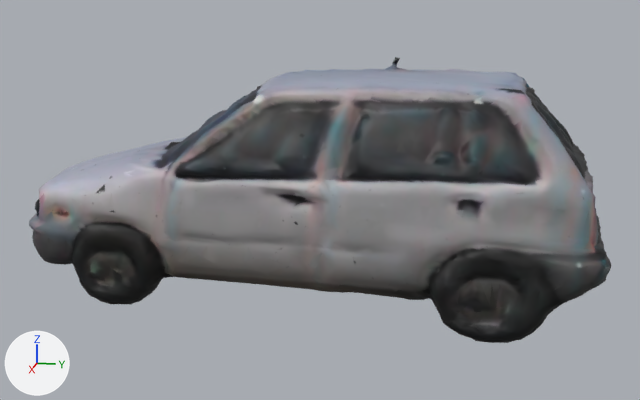
A saved change to the glTF model public/models/maruti.glb.
Rendered twice from a 50 mm camera at (5.05, 1.06, 1.83) aimed at (0.02, 0.05, 0.57). Arrows for +X, +Y and +Z are at lower left; the lights stay in place. The first picture is the older version. Vertices at exactly the same position are counted once.

Names of what the first picture shows: 'body'.
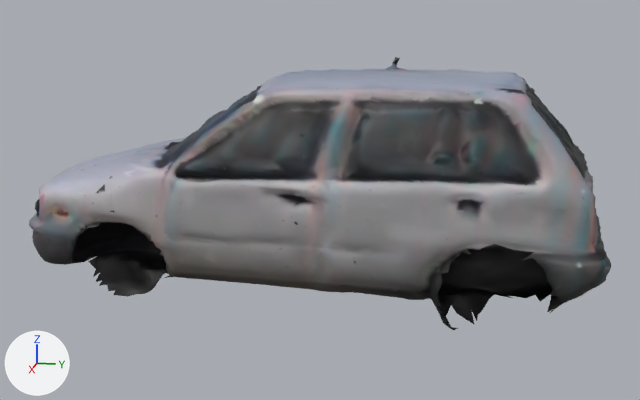
Where the change shows, as pixel boxes (x1, y1, x2, y2) in the pictures (640 x 400 px):
'body', reshaped
    before: (29, 57, 611, 343)
    after: (29, 57, 611, 330)
part 1 of me_mesh, deleted
    before: (438, 244, 557, 343)
part 2 of me_mesh, deleted
    before: (72, 222, 170, 305)

Patch to the scene script:
```diff
--- a/public/models/maruti.glb.py
+++ b/public/models/maruti.glb.py
@@ me_mesh @@
 # used by ob_body; location = (0.0, 0.0, 0.0)
-me_mesh.from_pydata(...)  # 6002 vertices, 12000 faces; spans x -0.72..0.72, y -1.67..1.67, z 0.0..1.41
+me_mesh.from_pydata(...)  # 5418 vertices, 10639 faces; spans x -0.71..0.71, y -1.67..1.67, z 0.03..1.41
+# me_mesh part 1: 178 vertices removed from x 0.52..0.72, y 0.84..1.35, z 0.0..0.53
+# me_mesh part 2: 163 vertices removed from x 0.51..0.68, y -1.25..-0.74, z 0.04..0.53
+# other edits to the shape of me_mesh do not show in these pictures
 me_mesh.materials.append(mat_photo)
```
